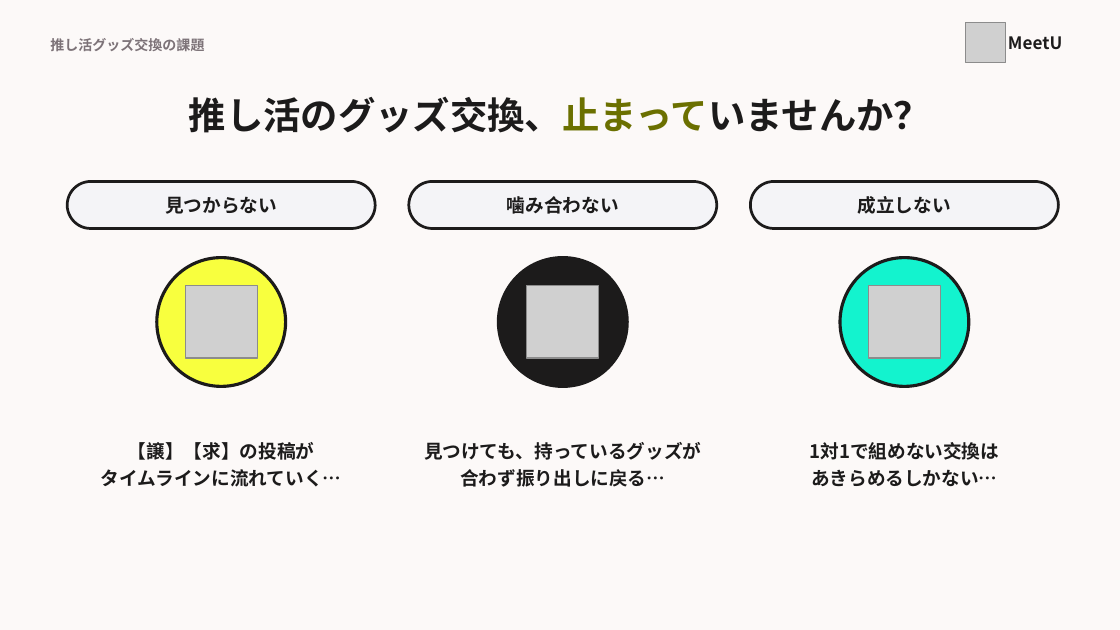
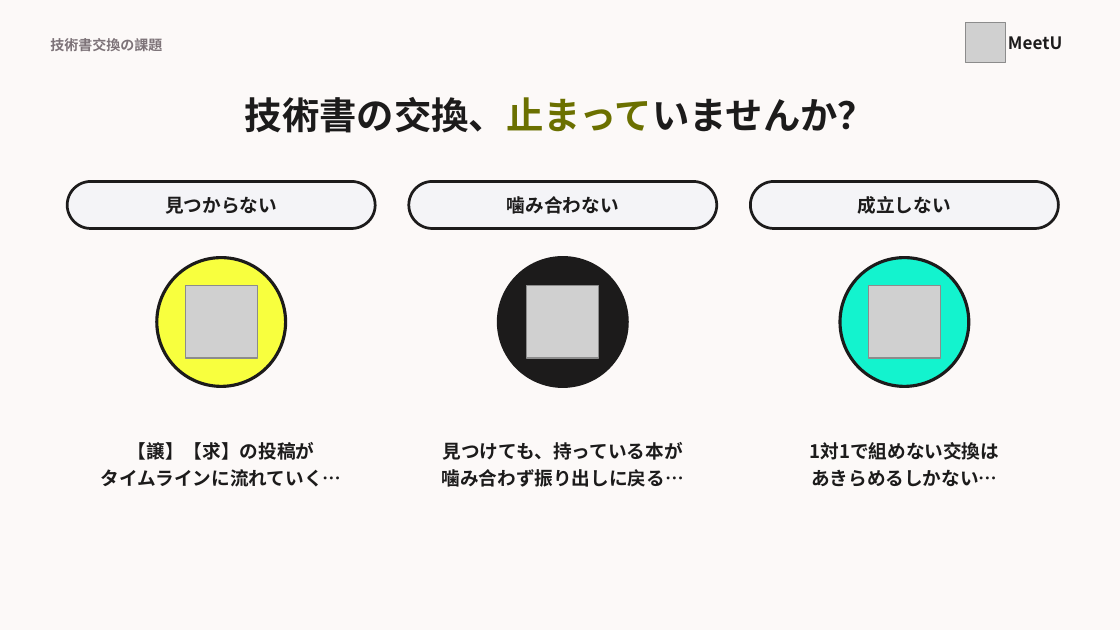
Before and after one commit to MurakamiHonami/MeetU, a slide deck: slide 2 of slide/MeetU_pitch.pptx. Drawn at 1120x630 pixels with LibreOffice and Linux fonts; fonts in the diff are those of the drawing; grey boxes stand for pictures. Boxes give left, top, right and bottom in pixels: in the first picture for what was removed or moved away, otherwise in the second. Text is boxed around its words. In the diff, an @@ line names an element or a change of style, - is before the commit and + after.

```diff
--- a/slide/MeetU_pitch.pptx
+++ b/slide/MeetU_pitch.pptx
@@ text at (x1=50, y1=38, x2=162, y2=51): text changed @@
-推し活グッズ交換の課題
+技術書交換の課題
@@ text at (x1=245, y1=97, x2=875, y2=133): text changed @@
-推し活のグッズ交換、止まっていませんか？
+技術書の交換、止まっていませんか？
@@ text at (x1=441, y1=442, x2=683, y2=487): text changed @@
-見つけても、持っているグッズが
-合わず振り出しに戻る…
+見つけても、持っている本が
+噛み合わず振り出しに戻る…
```
Also in this commit, not shown: 13 other slides changed, 10 other files.
